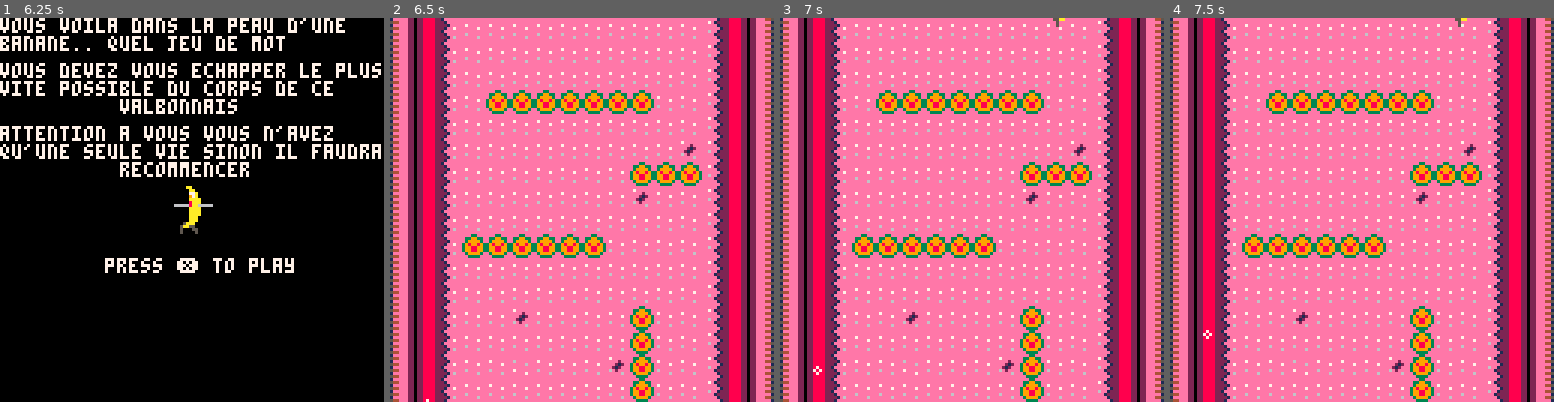
Above: before the commit, frames 1-4 (left to right).
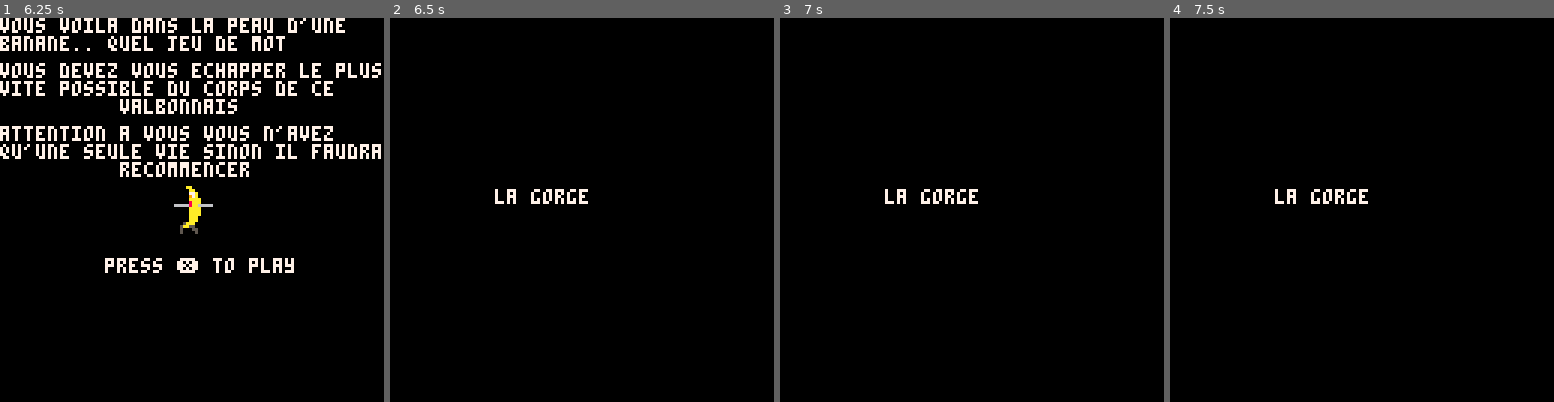
Above: after the commit, the same moments.

Repository: antonono/pico8
Game: PICO-8 cartridge carts/dontEatMe.p8
The game is run twice, just before and just after one commit, with the same random seed, the same clock (stepped at 60 frames per second) and the same inputs.
Inputs:
- Up to frame 1 (6.25 s): tap X (X key) at 0.33, 1.07, 1.85, 2.97, 4.08, 5.2 s; hold Right 1.6-2.1 s; hold Up 2.15-2.42 s; hold Right 2.47-3.03 s; hold Left 3.08-3.58 s; hold Down 3.63-3.97 s; hold Right 4.02-4.68 s; hold Up 4.73-5.03 s; hold Left 5.08-5.68 s; hold Down 5.73-6.03 s; hold Right from 6.08 s (still down)
- Up to frame 2 (6.5 s): keep holding Right; tap X (X key) at 6.32 s
- Up to frame 3 (7 s): release Right at 6.58 s; hold Right from 6.63 s (still down)
- Up to frame 4 (7.5 s): release Right at 7.13 s; hold Up 7.18-7.45 s; tap X (X key) at 7.43 s

Frame 1 is identical in both runs. In frame 2, 98% of the frame differs, in the area x 0-100%, y 0-100%; in frame 3, 98%; in frame 4, 98%.

Commit message:
add transition 2/5

Diff:
--- a/carts/dontEatMe.p8
+++ b/carts/dontEatMe.p8
@@ -304,7 +304,8 @@
 	if(texttransition1) then
 		if(btn(5)) then
 		    texttransition1 = false
-			initfirstroom()
+				texttransition3= true
+				premierefois = true
 		end
 	end
 end
@@ -342,6 +343,7 @@
 	finalroom = false
 	texttransition1=false
 	texttransition2=false
+	texttransition3=false
 	background.x = 0
 	background.y = 0
 	cpt = 0
@@ -510,6 +512,13 @@
 		if(thistime > endtime) and not premierefois then
 			transition1 = true
 			texttransition2 = false
+		end
+	end
+	if texttransition3 then
+		thistime = time()
+		if(thistime > endtime) and not premierefois then
+			initfirstroom()
+			texttransition3 = false
 		end
 	end
 end
@@ -673,6 +682,16 @@
 		map(16,48,background.x,background.y,16,16)
 		print("centre international",17,50)
 		print("de valbonne",35,57)
+	elseif texttransition3 then
+		if premierefois then
+			endtime = time() + 3
+			premierefois = false
+		end
+		camera(0,0)
+		background.x = 0
+		background.y = 0
+		map(16,48,background.x,background.y,16,16)
+		print("la gorge",35,57)
 	end
 end
 __gfx__
